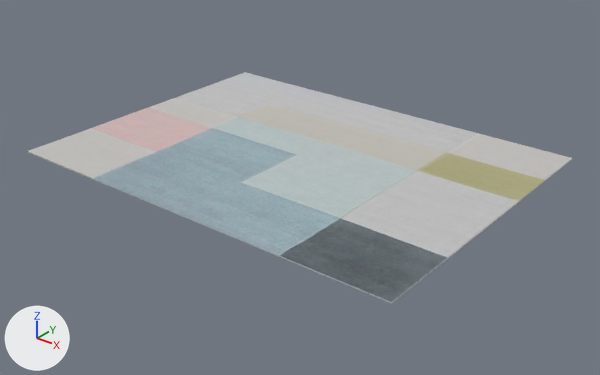
Before and after pictures for a commit that changed the glTF model public/models/Rug/Rug.glb.
Both versions are drawn from a 50 mm camera at (2.2, -2.73, 1.53) aimed at (0.05, -0.04, -0.14). Lighting does not change. The marker at lower left points along +X, +Y and +Z.
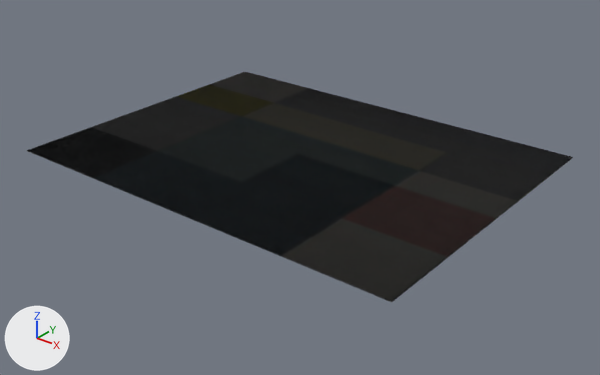
Pixel boxes [x1, y1, x2, y2] of what changed, in the pictures (600 x 375 px):
'Plane', surface changed, turned
    before: [27, 72, 572, 304]
    after: [27, 72, 573, 302]

The change, as a diff of the scene's bpy script:
```diff
--- a/public/models/Rug/Rug.glb.py
+++ b/public/models/Rug/Rug.glb.py
@@ img_rug_texture @@
-img_rug_texture = load_image('rug_texture', '_unpacked/rug_texture', 370, 540, 'Non-Color')
+img_rug_texture = load_image('rug_texture', '_unpacked/rug_texture', 370, 540, 'sRGB')
@@ img_bakenormal @@
+img_bakenormal = load_image('BakeNormal', '_unpacked/BakeNormal', 1024, 1024, 'Non-Color')
@@ mat_material @@
 n0 = _N.new('ShaderNodeBsdfPrincipled'); n0.name = 'Principled BSDF'
-n0.inputs[2].default_value = 1.0  # 'Roughness'
+n0.inputs[2].default_value = 0.9  # 'Roughness'
 n1 = _N.new('ShaderNodeOutputMaterial'); n1.name = 'Material Output'
@@ mat_material @@
 n3 = _N.new('ShaderNodeNormalMap'); n3.name = 'Normal Map'
 n3.uv_map = 'UVMap'
-n3.inputs[0].default_value = 0.5  # 'Strength'
+n3.inputs[0].default_value = 3.0  # 'Strength'
 n4 = _N.new('ShaderNodeTexImage'); n4.name = 'Image Texture.001'
-n4.image = img_rug_texture
+n4.image = img_bakenormal
 _L.new(n0.outputs[0], n1.inputs[0])  # 'BSDF' to 'Surface'
@@ ob_plane @@
 ob_plane.location = (0.0, 0.0, 0.0)
+ob_plane.rotation_euler = (0.0, -3.142, 0.0)  # degrees (0, -180, 0)
 ob_plane.scale = (1.0, 0.75, 1.0)
```
